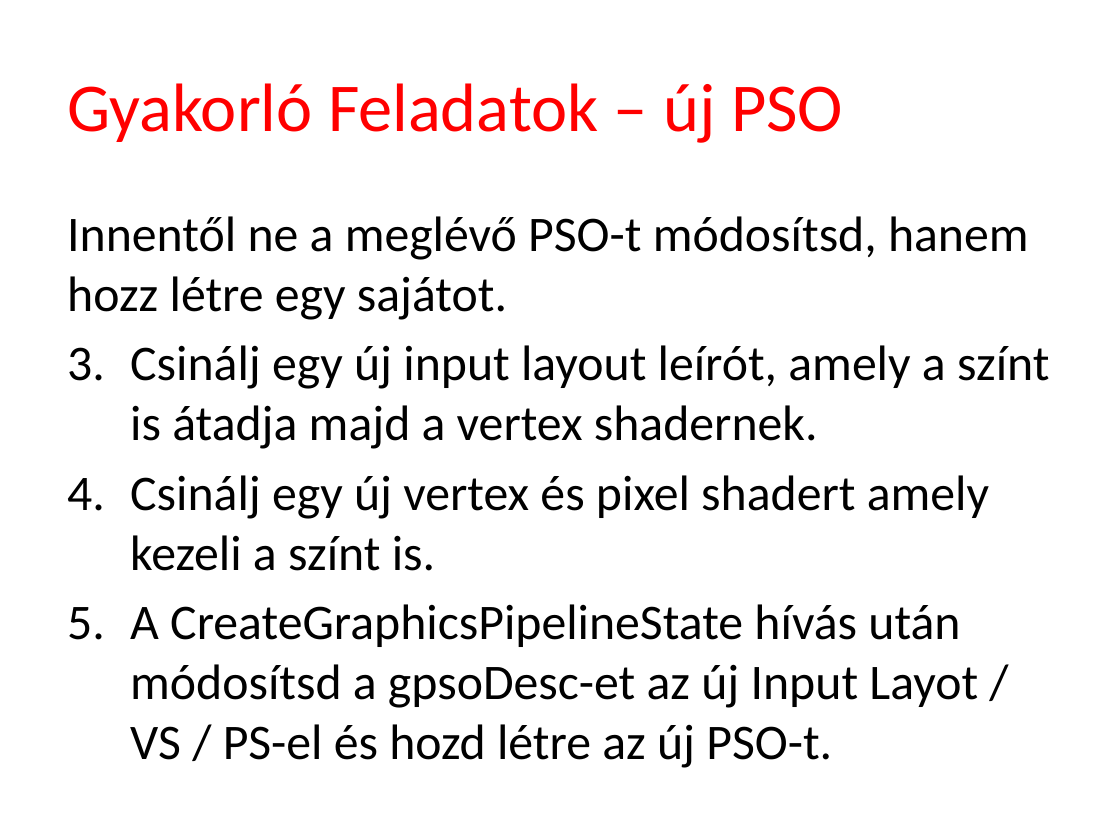
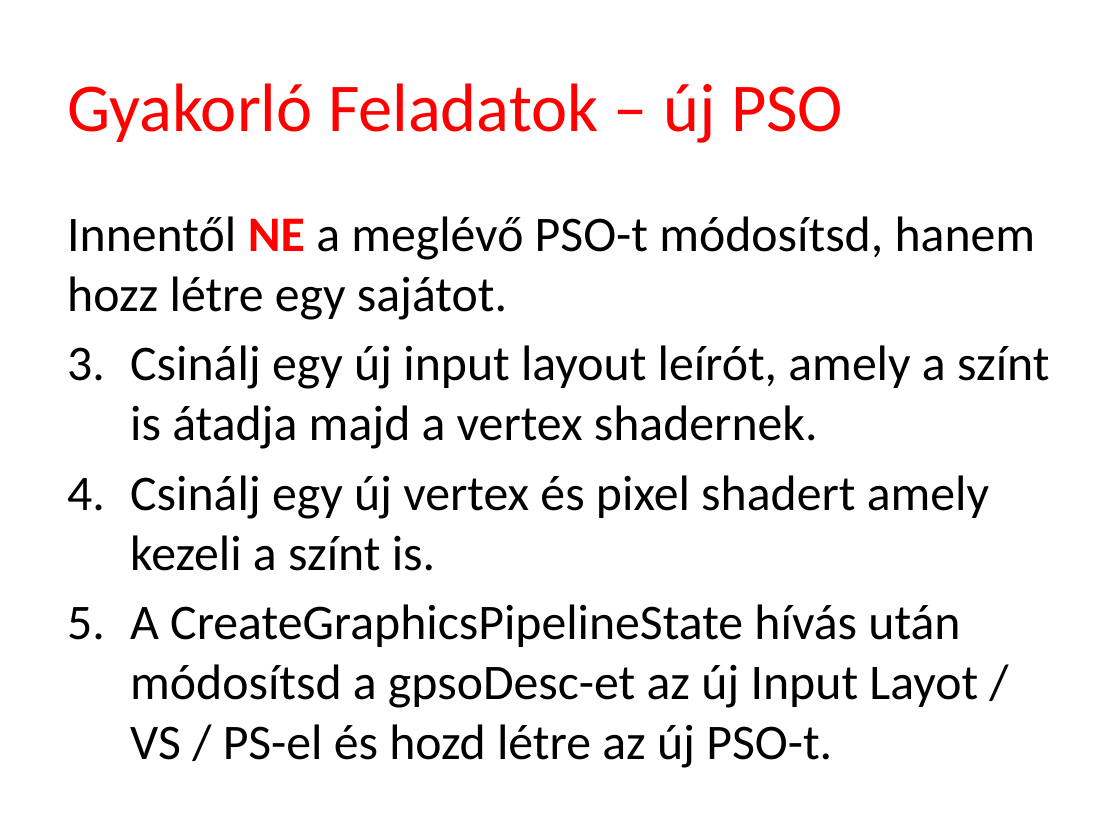
Before and after one commit to tyekx/dx12, a slide deck: slide 57 of Slides/gg000-HelloTriangle.pptx. Drawn at 1120x840 pixels with LibreOffice and Linux fonts; fonts in the diff are those of the drawing; background and template pictures are left out. Boxes give left, top, right and bottom in pixels: in the first picture for what was removed or moved away, otherwise in the second. Text is boxed around its words. In the diff, an @@ line names an element or a change of style, - is before the commit and + after.

Commit message:
final slides for gg000

```diff
--- a/Slides/gg000-HelloTriangle.pptx
+++ b/Slides/gg000-HelloTriangle.pptx
@@ text at <box>67,216,1036,320</box>: text changed @@
-Innentől ne a meglévő PSO-t módosítsd, hanem hozz létre egy sajátot.
+Innentől NE a meglévő PSO-t módosítsd, hanem hozz létre egy sajátot.
```
Also in this commit, not shown: 1 other slide changed, 1 slide added, 2 slides removed.
